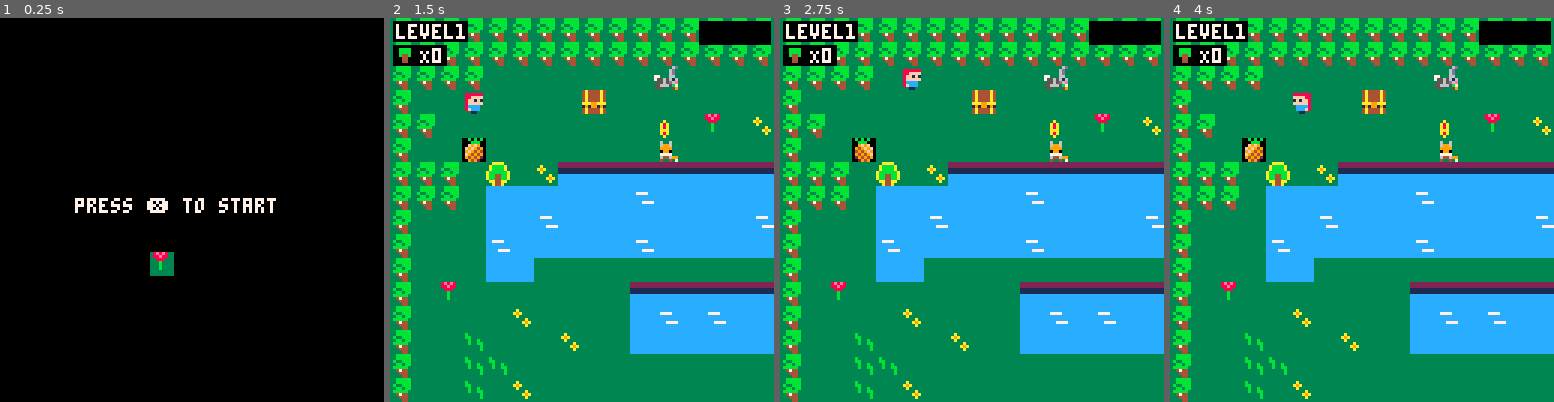
Above: before the commit, frames 1-4 (left to right).
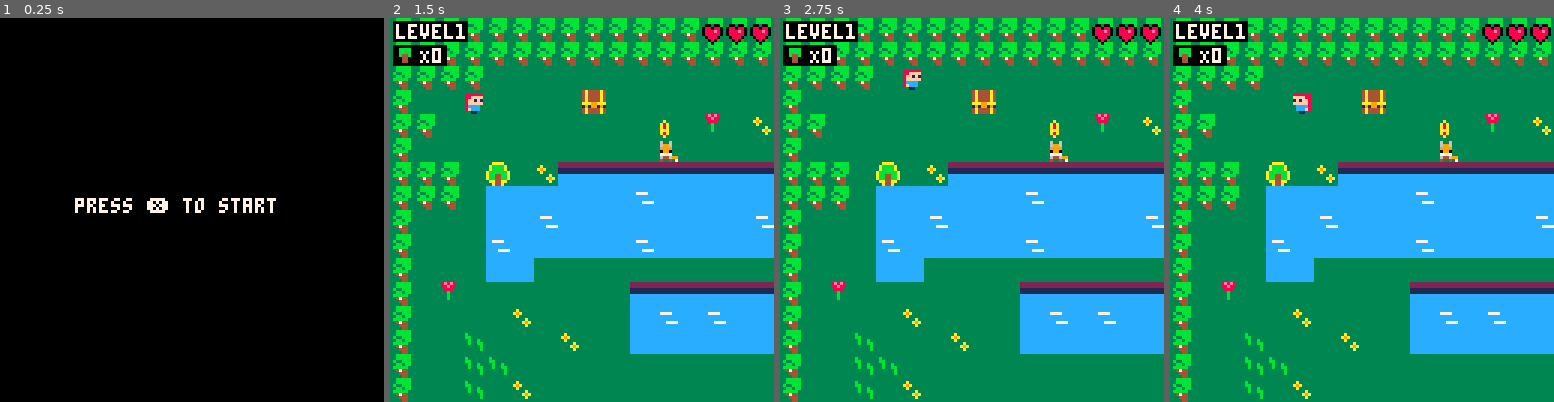
Above: after the commit, the same moments.

Repository: claireszt/pico8-chicken-challenge
Game: PICO-8 cartridge prototype.p8
Two runs of this game, one before a commit and one after it. Both use one fixed random seed, a clock stepped at 60 frames per second and the inputs below.
Inputs:
- Up to frame 1 (0.25 s): no input
- Up to frame 2 (1.5 s): tap X (X key) at 0.33, 1.07 s
- Up to frame 3 (2.75 s): hold Right 1.6-2.1 s; tap X (X key) at 1.85 s; hold Up 2.15-2.42 s; hold Right from 2.47 s (still down)
- Up to frame 4 (4 s): tap X (X key) at 2.97 s; release Right at 3.03 s; hold Left 3.08-3.58 s; hold Down 3.63-3.97 s

The runs differ from the first frame. In frame 1, 0.4% of the frame differs, in the area x 39-46%, y 60-68%; in frame 2, 1.5%, in the area x 18-100%, y 0-38%; in frame 3, 1.5%; in frame 4, 1.5%.

Commit message:
fixed bug de merge

Diff:
--- a/prototype.p8
+++ b/prototype.p8
@@ -52,10 +52,6 @@
 function draw_menu()
 	cls()
 	print("press ❎ to start",25,60,blinkcol)
-	spr(41,50,70)
-	spr(42,58,70)
-	spr(57,50,78)
-	spr(58,58,78)
 end
 
 -- game
@@ -89,10 +85,6 @@
 function draw_wingame()
 	cls()
 	print("congratulations, you win !",10,60,blinkcol)
-	spr(13,50,70)
-	spr(14,58,70)
-	spr(29,50,78)
-	spr(30,58,78)
 
 end
 
@@ -104,10 +96,6 @@
 function draw_loosegame()
 	cls()
 	print("game over...",35,60,8)
-	spr(45,50,70)
-	spr(46,58,70)
-	spr(61,50,78)
-	spr(62,58,78)
 	print("press ❎ to start again",15,95,blinkcol)
 
 end
@@ -316,7 +304,7 @@
 		get_coin(x,y)
 	elseif (is_tile(interact,x,y) and mget(x,y)==51) then
 		talking_fox(x,y)
-	elseif (is_tile(interact,x,y) and mget(x,y)==80) then
+	elseif (is_tile(interact,x,y) and mget(x,y)==72) then
 		talking_cactus(x,y)
 	elseif (is_tile(interact,x,y) and mget(x,y)==48) then
 		chest(x,y)
@@ -500,11 +488,11 @@
 	elseif p.y==e.y and p.x==e.x and p.life==0 and p.coin!=5 then
 		new_ey = 30
 		new_ex = 70
--- gameover
+		state="loosegame"
 elseif p.y==e.y and p.x==e.x and p.life>0 and p.coin==5 then
 	new_ey = 30
 	new_ex = 70
--- WIN!
+	state="wingame"
 end
 
 	if (timer<0) then
@@ -623,14 +611,14 @@
 0070070008cccc0000000000000000000000000000000000000000000000000000000000ee0440eee0ccc0eee0aa9a0e00000000000000000000000000000000
 0000000008fccc0000000000000000000000000000000000000000000000000000000000eee00eeeee000eeeee0aa0ee00000000000000000000000000000000
 000000000001100000000000000000000000000000000000000000000000000000000000eeeeeeeeeeeeeeeeeee00eee00000000000000000000000000000000
-33333333333333333333333333bbbbb333aaaa33333333333333336d000000000000000000000000000000000000000000000000000000000000000000000000
-333333333b33333333a3333333bbbbb33abbbba333333333333336d3000000000000000000000000000000000000000000000000000000000000000000000000
-333333333bb333333a9a33333b33bbb33abbbba333333333333336d3000000000000000000000000000000000000000000000000000000000000000000000000
-3333333333b33b3333a3333333bb3bb3abbbbbba3333333377333663000000000000000000000000000000000000000000000000000000000000000000000000
-3333333333b33bb333333a333bbbbb33abb44bba3333333375565616000000000000000000000000000000000000000000000000000000000000000000000000
-33333333333333b33333a9a333474433abb44bba3333333335565d6e000000000000000000000000000000000000000000000000000000000000000000000000
-33333333333333b333333a33333444333aa44aa3333ff333556665b7000000000000000000000000000000000000000000000000000000000000000000000000
-3333333333333333333333333333443333a44a333344443335533359000000000000000000000000000000000000000000000000000000000000000000000000
+33333333333333333333333333bbbbb333aaaa33333333333333336d0000000000000000cccccccccccccccc0000000000000000000000000000000000000000
+333333333b33333333a3333333bbbbb33abbbba333333333333336d30000000000000000cc00c00ccc00c00c0000000000000000000000000000000000000000
+333333333bb333333a9a33333b33bbb33abbbba333333333333336d30000000000000000c0880880c06606600000000000000000000000000000000000000000
+3333333333b33b3333a3333333bb3bb3abbbbbba33333333773336630000000000000000c0888e80c06667600000000000000000000000000000000000000000
+3333333333b33bb333333a333bbbbb33abb44bba33333333755656160000000000000000c0888880c06666600000000000000000000000000000000000000000
+33333333333333b33333a9a333474433abb44bba3333333335565d6e0000000000000000cc08880ccc06660c0000000000000000000000000000000000000000
+33333333333333b333333a33333444333aa44aa3333ff333556665b70000000000000000ccc080ccccc060cc0000000000000000000000000000000000000000
+3333333333333333333333333333443333a44a3333444433355333590000000000000000cccc0ccccccc0ccc0000000000000000000000000000000000000000
 cccccccc44444444cccccccc44444444222222224444444400000000000000000000000000000000000000000000000000000000000000000000000000000000
 cccccccc40004444cccccccc40004444222222224000444400000000000000000000000000000000000000000000000000000000000000000000000000000000
 cccccccc44400044cc7777cc44400044111111114440004400000000000000000000000000000000000000000000000000000000000000000000000000000000
@@ -647,14 +635,14 @@
 191991914a4444a400000000337777333377773733aaa333333333330000000000d60040333b3333000000000000000000000000000000000000000000000000
 4a4444a44a4444a400000000336446993364469933a8a33333333333000000000000000433333333000000000000000000000000000000000000000000000000
 4a4444a44a4444a4000000003343343733433433333a333333333333000000000000000533333333000000000000000000000000000000000000000000000000
-ffffffffffffffffffffffff00000000ffff1fffffffffffffffffff000000000000000000000000ffffffff4444444400000000000000000000000000000000
-ffffffff999fffffff55555f00000000fff11fffffffffffafffffaf000000000000000000000000ffffffff4444444400000000000000000000000000000000
-ffffffffff99fffff556655500000000ff11c1ffffffffffffaaafff000000000000000000000000ffffffff4444444400000000000000000000000000000000
-fffffffffffffffff566666500000000f1cccc1ffffffffff9aaaaff000000000000000000000000ffffffff4444444400000000000000000000000000000000
-fffffffffffffffff566666500000000f1c7cc1ffffffffff9aaaaff000000000000000000000000ffffffff4444444400000000000000000000000000000000
-ffffffffffff99fff566665500000000f1c77c1ffffffffff9aaaaff000000000000000000000000ffffffff4444444400000000000000000000000000000000
-fffffffffffff999f556665500000000f11ccc1fffffffffff999fff000000000000000000000000ffffffff4444444400000000000000000000000000000000
-fffffffffffffffff555555f00000000ff1111ffff1111ffafffffaf000000000000000000000000ffffffff4444444400000000000000000000000000000000
+ffffffffffffffffffffffff00000000ffff1fffffffffffffffffff00000000ffffffffffffffffffffffffffffffff00000000000000000000000000000000
+ffffffff999fffffff55555f00000000fff11fffffffffffafffffaf00000000fff33ffffff33fffffffffffffffffff00000000000000000000000000000000
+ffffffffff99fffff556655500000000ff11c1ffffffffffffaaafff00000000f3fb3feff3fb3feffffaffffffffffff00000000000000000000000000000000
+fffffffffffffffff566666500000000f1cccc1ffffffffff9aaaaff00000000fb333f3ffb333f3fffa8afffffffffff00000000000000000000000000000000
+fffffffffffffffff566666500000000f1c7cc1ffffffffff9aaaaff00000000fff3bfbffff3bfbfffa8afffffffffff00000000000000000000000000000000
+ffffffffffff99fff566665500000000f1c77c1ffffffffff9aaaaff00000000fff3333ffff3333fffaaafffffffffff00000000000000000000000000000000
+fffffffffffff999f556665500000000f11ccc1fffffffffff999fff00000000fffb3ffffffb3fffffa8afffffffffff00000000000000000000000000000000
+fffffffffffffffff555555f00000000ff1111ffff1111ffafffffaf00000000fff33ffffff33ffffffaffffffffffff00000000000000000000000000000000
 00000000000000000000000000000000000000000000000000000000000000000000000000000000000000000000000000000000000000000000000000000000
 00088880000888800000000000000000000000000000000000000000000000000000000000000000000000000000000000000000000000000000000000000000
 00899988008998880000000000000000000000000000000000000000000000000000000000000000000000000000000000000000000000000000000000000000
@@ -712,20 +700,20 @@
 00888880008888800000000000000000000000000000000000000000000000000000000000000000000000000000000000000000000000000000000000000000
 00800050000508000000000000000000000000000000000000000000000000000000000000000000000000000000000000000000000000000000000000000000
 __gff__
-0004000000000000000000000000000000000001030001000000000000000000030003000300000000000000000000000301000301000000000000000000000000000100030000000000000000000000060600000000000000000000000000000001000000000000000000000000000000000000000000000000000000000000
-0100000000000000000000000000000012220000142400000000000000000000454500000000000000000000000000000000000000000000000000000000000000000000000000000000000000000000000000000000000000000000000000000000000000000000000000000000000000000000000000000000000000000000
+0004000000000000000000000000000000000001030001000000000000000000030003000300000000000000000000000301000301000000000000000000000000000100030000000303000000000000060600000000000000000000000000000001000000000000000000000000000000000000000000000000000000000000
+0100020000000000000000000000000012220000142400000000000000000000454500000000000000000000000000000000000000000000000000000000000000000000000000000000000000000000000000000000000000000000000000000000000000000000000000000000000000000000000000000000000000000000
 __map__
 1313131313131313131313131313131313131313131313131313131313131313424242424242424242424242424242424242424242424242424242424242424280808080808080808080808080808080808080808080808080808080808080800000000000000000000000000000000000000000000000000000000000000000
-1313131313131313131313131313131313131313131313131313131313131313424040404040404040404040404040404040404040404040404140404040404280818081818181808181818081818181818081908081818181808181818181800000000000000000000000000000000000000000000000000000000000000000
-131313131010101010101016101010101010101010101210101010101010101342404040404a4a4040404040404040404040404040404040404040404040404280818181808091808080818081808080818081808080808180808081808080800000000000000000000000000000000000000000000000000000000000000000
-13101010101010103010101010101010101210101010103912101039101210134240404a4a304a4a4a404040404040404042404040404040404040404040404280808080808181818181818081808181818081818181808180818181808181800000000000000000000000000000000000000000000000000000000000000000
-131310101010101010101035103910121010101012363610101010101010101342404a4a4a4a4a4a4a4a4040404040404040404040404040404040404040404280818181818180818081808081808180808081808180808180808081818081800000000000000000000000000000000000000000000000000000000000000000
-1310109410101010101010331010101010242424242424242424242424242424404a4a4a4a4a4a4a4a4a4140404040404040404040404040404040404046404280818080808080808081818181808181818081808181818180818080808181800000000000000000000000000000000000000000000000000000000000000000
-1313131014101224242424242424242424202022202022202020202022202020404a4a4a4a4a4a4a4a424040404040404040404040404044404040404040404280918180818180818080808080808080818080808080808180818181818180800000000000000000000000000000000000000000000000000000000000000000
-13131310202020202020222020202020202020202020202020202220202020204040404a4a4a4a4a4a424040404040404040404040404040404040404040404280808080808180818181808180818181818081818181808180808080808181800000000000000000000000000000000000000000000000000000000000000000
-1310101020202220202020202020202220202020222020202220202020202020404040404a4a4a4a4a424040404040404040404040404040404040404040404080818181818180818081808181818080808081808081818180818181818081800000000000000000000000000000000000000000000000000000000000000000
+1313131313131313131313131313131313131313131313131313131313131313424040404040404040404040404040404040404040404040404140404040404280818081818181808181818081818181818081908081818194808181818181800000000000000000000000000000000000000000000000000000000000000000
+1313131310101010101010101010101010101010101012101010101010101013424040404040404040404040404040404040404040404040404040404040404280818181808091808080818081808080818081808080808180808081808080800000000000000000000000000000000000000000000000000000000000000000
+1310101010101010301010101010101010121010101010391210103910121013424040404040404040404040404040404042404040404040404040404040404280808080808181818181818081808181818081818181808180818181808181800000000000000000000000000000000000000000000000000000000000000000
+1313101010101010101010351039101210101010123636101010101010101013424040404040404040404040404040404040404040404040404040404040404280818181818180818081808081808180808081808180808180808081818081800000000000000000000000000000000000000000000000000000000000000000
+13101010101010101010103310101010102424242424242424242424242424244040404a4040404040404140404040404040404040404040404040404046404280818080808080808081818181808181818081808181818180818080808181800000000000000000000000000000000000000000000000000000000000000000
+131313101410122424242424242424242420202220202220202020202220202040404b48404b4b4b4b424040404040404040404040404044404040404040404280918180818180818080808080808080818080808080808180818181818180800000000000000000000000000000000000000000000000000000000000000000
+13131310202020202020222020202020202020202020202020202220202020204040404b4b4b4b4b4b424040404040404040404040404040404040404040404280808080808180818181808180818181818081818181808180808080808181800000000000000000000000000000000000000000000000000000000000000000
+1310101020202220202020202020202220202020222020202220202020202020404040404b4b4b4b4b424040404040404040404040404040404040404040404080818181818180818081808181818080808081808081818180818181818081800000000000000000000000000000000000000000000000000000000000000000
 1310101022202020202022202020202020202020202010102020202020201013424040404040404040404040404040404040404041404040424040404040404080808080808180808081808080818180818181808181808081818080818181800000000000000000000000000000000000000000000000000000000000000000
-1310101020203636363636363636363636101010101010102020202020201013424040404040404040404040404040404040404040404040404040404040408181818192808181818181818180808181818081808080808181808081818080800000000000000000000000000000000000000000000000000000000000000000
+1310101020203636363636363636363636101010101010102020202020201013424040404040404040404040404040404040404040404040404040404040408181818292808181818181818180808181818081808080808181808081818080800000000000000000000000000000000000000000000000000000000000000000
 1310391010101010101024242424242424242410101210122022202020201013424040404040404040404040404040404040404040404040404040404040404080808081808080818080808181818180808081818181818180808180818181800000000000000000000000000000000000000000000000000000000000000000
 1310101010121010101020222022202020202010101014101020202020201013424040404040404044404040404140404040404040404040404040404040404280918081818181818181808080808080818080808080808080818181808081800000000000000000000000000000000000000000000000000000000000000000
 1310101110101012101020202020202022202010101210121020202020201013424040404040404040404040404040404040404040404040404040404040404280818080808080808081808181818180818181818181818180808081818081800000000000000000000000000000000000000000000000000000000000000000
@@ -743,7 +731,7 @@
 1310101014101010101010101010101010101010111010101010391010111013424040404040414040404040404040404040404040414040404140404040404280818181818181818181818180808080808181818180808080808080818081800000000000000000000000000000000000000000000000000000000000000000
 1310101210121010101313131010101010101010101010101010111010101013424040404040404040404040404040404040404040404040404040404040404280818181818181818181818180908181818080808180818181818181818081800000000000000000000000000000000000000000000000000000000000000000
 1310101010101010131310101010101010131010101010101010101010101013424040424040404040404040404040404040404040404040404040404040404280818181818181818181818180808080818180808180818080808080808081800000000000000000000000000000000000000000000000000000000000000000
-1310101010101010101010101010101010101313101013131010101010101013424040404040404040404040404040404040404040404040404040404040404280818181818181818181818180818181808181818180818081928081928081800000000000000000000000000000000000000000000000000000000000000000
+1310101010101010101010101010101010101313101013131010101010101013424040404040404040404040404040404040404040404040404040404040404280818181818181818181818180818181808181818180818081948081948081800000000000000000000000000000000000000000000000000000000000000000
 1310101010101010101010101010101010101010101010101010101010101013424040404040404040404040404040404040404040404040404040404040404280818181818181818181818180818080808080808180818081808081808081800000000000000000000000000000000000000000000000000000000000000000
 1313131339131313131313131313391313133913131313131313131339131313424040404040404040404040404040404040404040404040404040404040404280818181818181818181818180818181818181818180818181818181818181800000000000000000000000000000000000000000000000000000000000000000
 1313131313131313131313131313131313131313131313131313131313131313424242424242424242424242424242424242424242424242424242424242424280808080808080808080808080808080808080808080808080808080808080800000000000000000000000000000000000000000000000000000000000000000
